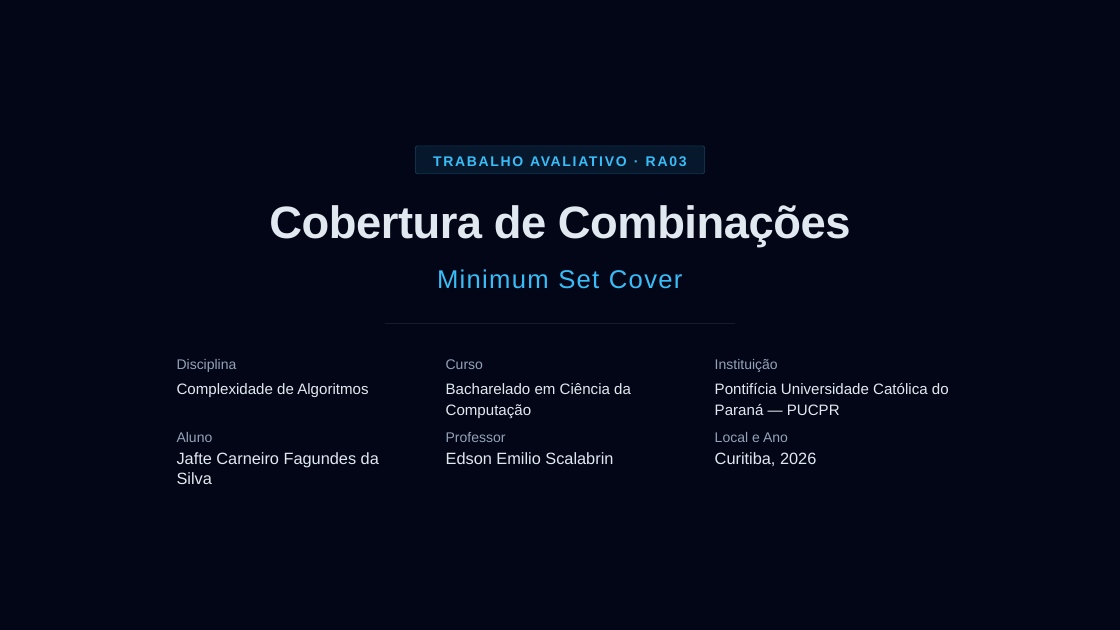
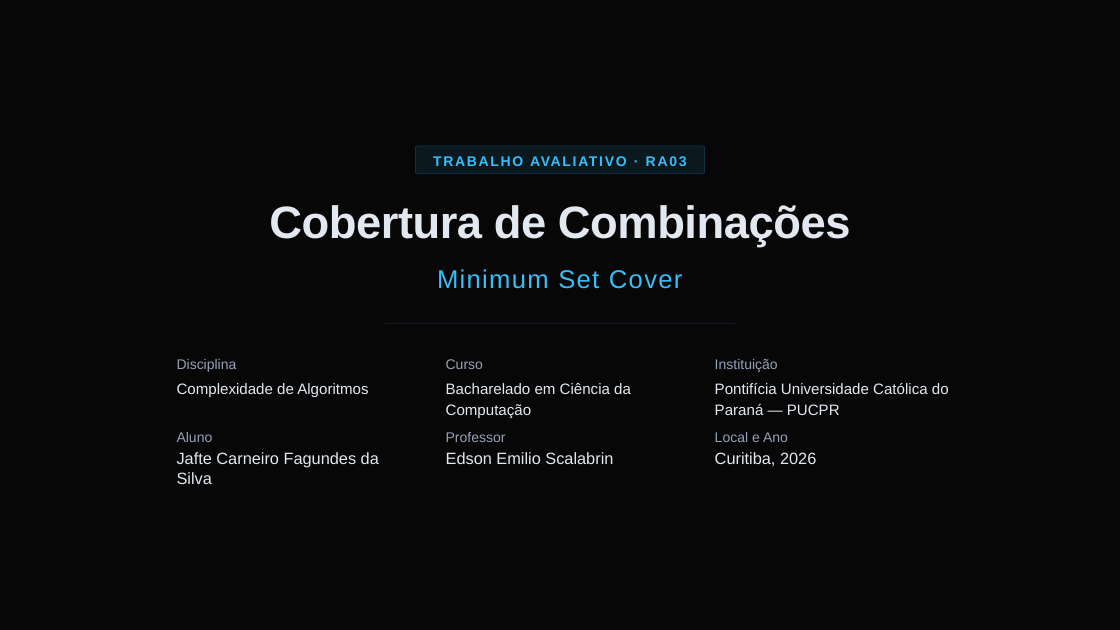
Before and after one commit to cyberfika/SCP_RA03, a slide deck: slide 1 of docs/RA03_Complexidade.pptx. Drawn at 1120x630 pixels with LibreOffice and Linux fonts; fonts in the diff are those of the drawing; background and template pictures are left out; a plain dark background stands for a picture behind light text. Boxes give left, top, right and bottom in pixels: in the first picture for what was removed or moved away, otherwise in the second. Text is boxed around its words. In the diff, an @@ line names an element or a change of style, - is before the commit and + after.

Commit message:
Add new media files and update RA03 presentation in documentation

```diff
--- a/docs/RA03_Complexidade.pptx
+++ b/docs/RA03_Complexidade.pptx
@@ background #020617 to picture (left out) @@
@@ rectangle added at box(0, 0, 1120, 630), fill #000000 at 82% opacity @@
```
Also in this commit, not shown: 3 other files.
